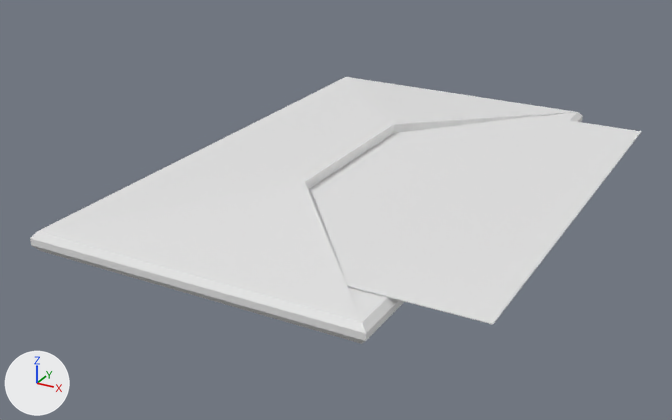
An edit to the FBX model Assets/Models/Clues/Envelope.fbx, drawn before and after from the same camera.
Camera for both pictures: a 50 mm lens placed at (0.848, -1.61, 0.706), pointed at (0.005, -0.076, -0.061). Every picture has the same lights, and +X, +Y and +Z are marked at lower left. Where no turn or scale is listed for an object, it has been applied to the vertices.

Names of what the first picture shows: 'Envelope'.
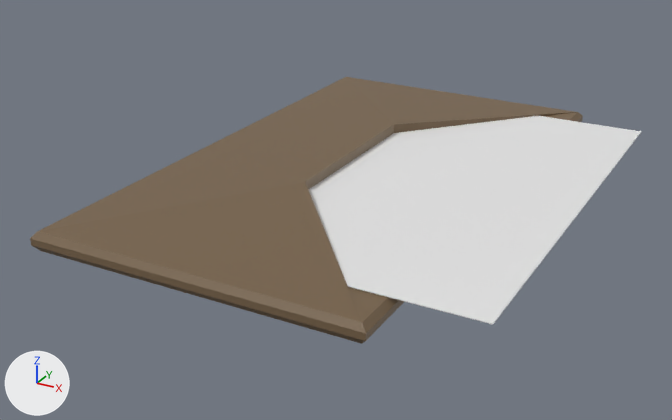
Changed parts and their boxes (x1, y1, x2, y2) in the pictures (672 x 420 px):
part 1 of me_cube, recoloured (white to brown): (39, 77, 583, 340) in both
part 2 of me_cube, recoloured (white to brown): (30, 182, 366, 344) in both
part 3 of me_cube, recoloured (white to brown): (347, 77, 575, 133) in both

Edits to the bpy script that builds the scene:
```text
Add mat_paper:
    mat_paper = principled_material('Paper')
    mat_paper.base_color = (0.8, 0.8, 0.8)  # white #e7e7e7
Add mat_envelope:
    mat_envelope = principled_material('Envelope')
    mat_envelope.base_color = (0.183, 0.121, 0.0654)  # brown #776248
Change me_cube:
    where me_cube.from_pydata(...)  # 28 vertices, 26 faces; spans x -0.329..0.487, y -0.577..0.577, z -0.019..0.04
    used by ob_envelope; location = (0.0, 0.0, 0.0)
    me_cube part 1: 10 of the faces centred in x -0.329..0.329, y 0.0..0.007, z -0.019..0.03 switch from no material to mat_envelope (brown #776248)
    me_cube part 2: 5 of the faces centred in x 0.0..0.106, y -0.577..-0.316, z -0.013..0.025 switch from no material to mat_envelope (brown #776248)
    me_cube part 3: 5 of the faces centred in x 0.0..0.106, y 0.325..0.577, z -0.013..0.025 switch from no material to mat_envelope (brown #776248)
    add me_cube.materials.append(mat_paper)  # white #e7e7e7
```
